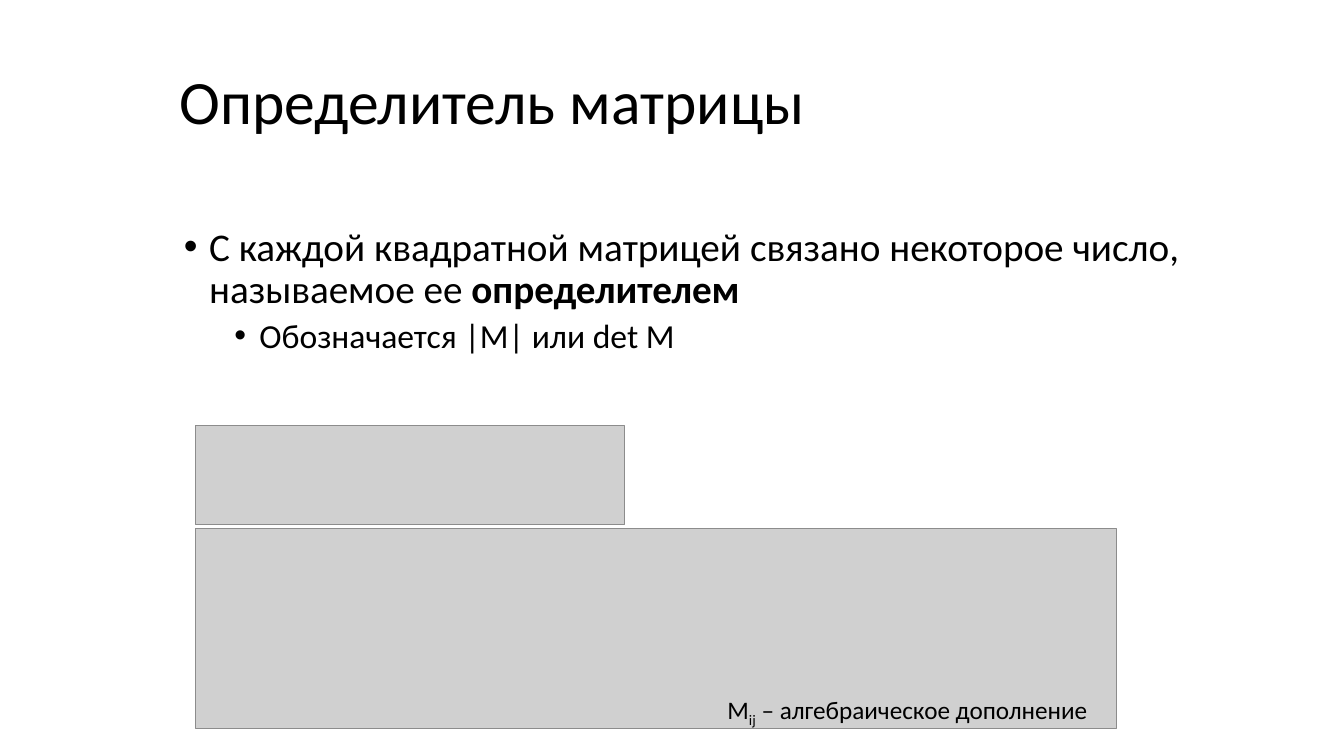
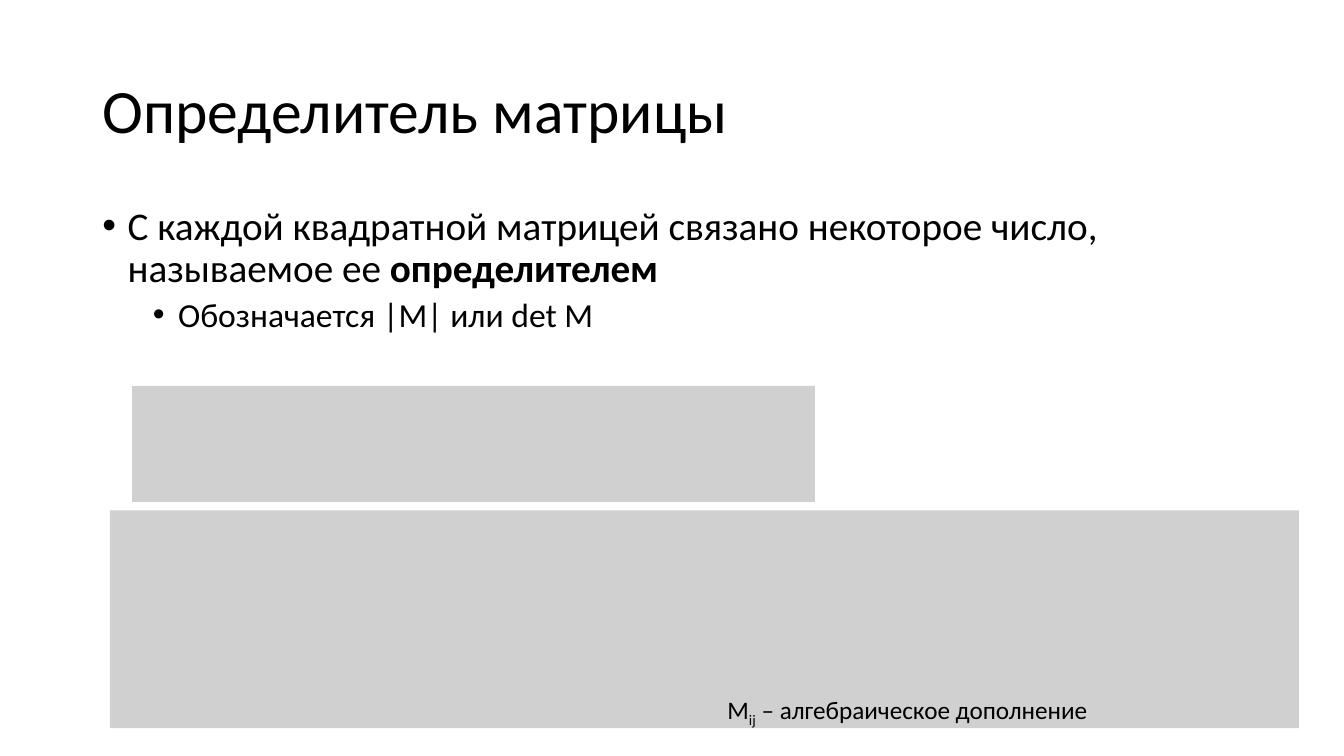
Before and after one commit to alexey-malov/cg-course, a slide deck: slide 93 of lectures/04 - Векторный анализ, трансформации и матрицы.pptx (slide 92 before the commit). Drawn at 1344x756 pixels with LibreOffice and Linux fonts; fonts in the diff are those of the drawing; grey boxes stand for pictures. Boxes give left, top, right and bottom in pixels: in the first picture for what was removed or moved away, otherwise in the second. Text is boxed around its words. In the diff, an @@ line names an element or a change of style, - is before the commit and + after.

```diff
--- a/lectures/04 - Векторный анализ, трансформации и матрицы.pptx
+++ b/lectures/04 - Векторный анализ, трансформации и матрицы.pptx
@@ title "Определитель матрицы": place and size @@
-title "Определитель матрицы" at <box>179,84,805,134</box>
+title "Определитель матрицы" at <box>102,93,728,143</box>
@@ text "С каждой квадратной матрицей связано ...": place and size @@
-text "С каждой квадратной матрицей связано ..." at <box>209,234,1179,354</box>
+text "С каждой квадратной матрицей связано ..." at <box>128,213,1097,333</box>
@@ picture added at <box>132,386,815,502</box> @@
@@ picture removed at <box>196,425,624,525</box> @@
@@ picture: place and size @@
-picture at <box>196,529,1116,729</box>
+picture at <box>110,510,1300,728</box>
```
Also in this commit, not shown: 27 other slides changed, 2 slides added, 1 slide removed, 5 other files.
